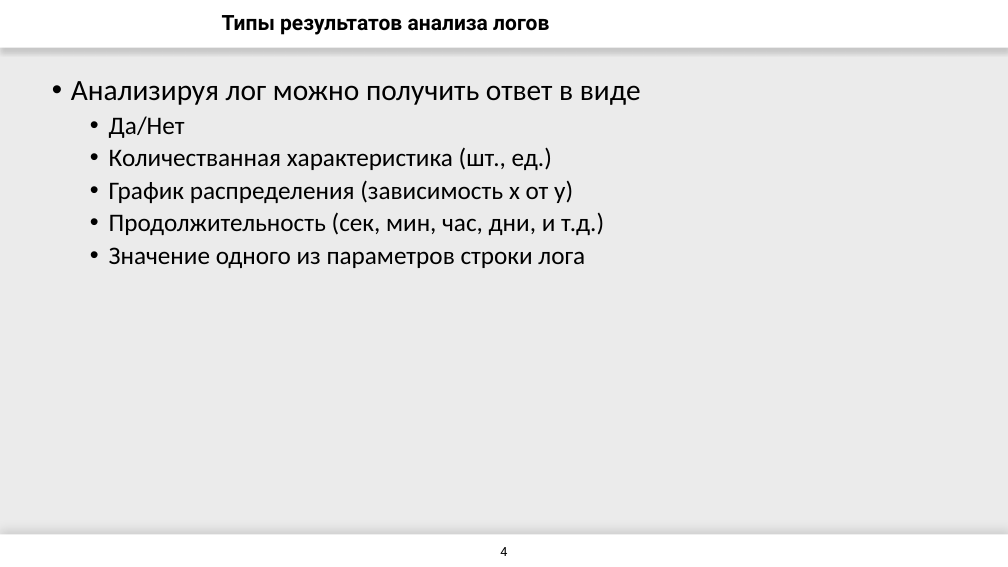
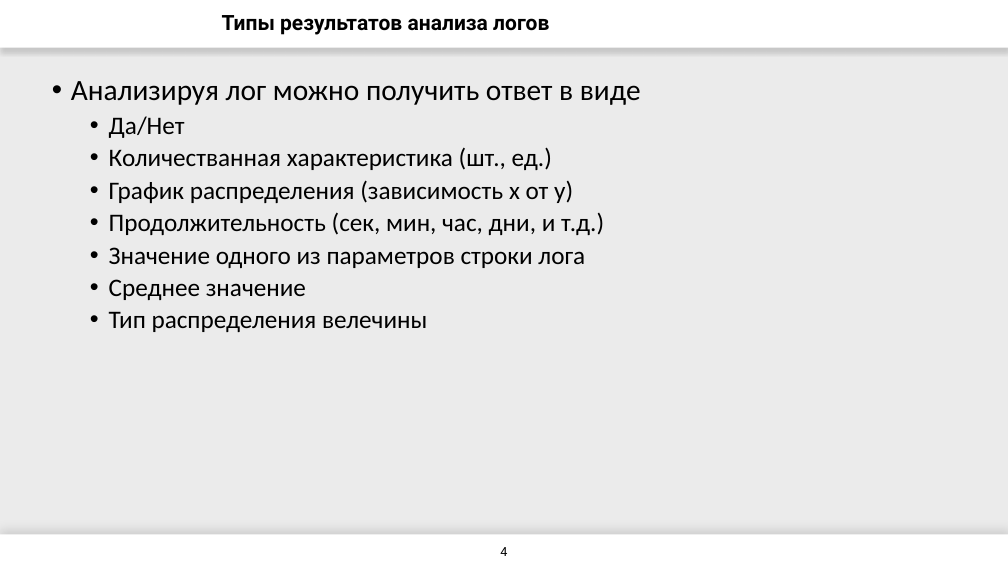
Before and after one commit to mandarinSh/OpenPolyEdu, a slide deck: slide 4 of docs/2019_OpenEdu_Logs_Analytics_v1.pptx. Drawn at 1008x567 pixels with LibreOffice and Linux fonts; fonts in the diff are those of the drawing; background and template pictures are left out. Boxes give left, top, right and bottom in pixels: in the first picture for what was removed or moved away, otherwise in the second. Text is boxed around its words. In the diff, an @@ line names an element or a change of style, - is before the commit and + after.

```diff
--- a/docs/2019_OpenEdu_Logs_Analytics_v1.pptx
+++ b/docs/2019_OpenEdu_Logs_Analytics_v1.pptx
@@ text at box(109, 279, 427, 332): paragraphs added @@
+  • Среднее значение
+  • Тип распределения велечины
```
Also in this commit, not shown: 1 other slide changed, 10 other files.
